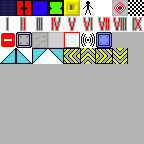
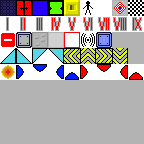
Comparing the layer stacks of the two (144, 144) images. Changes:
painted on "Hintergrund" over (0, 64, 144, 80)
